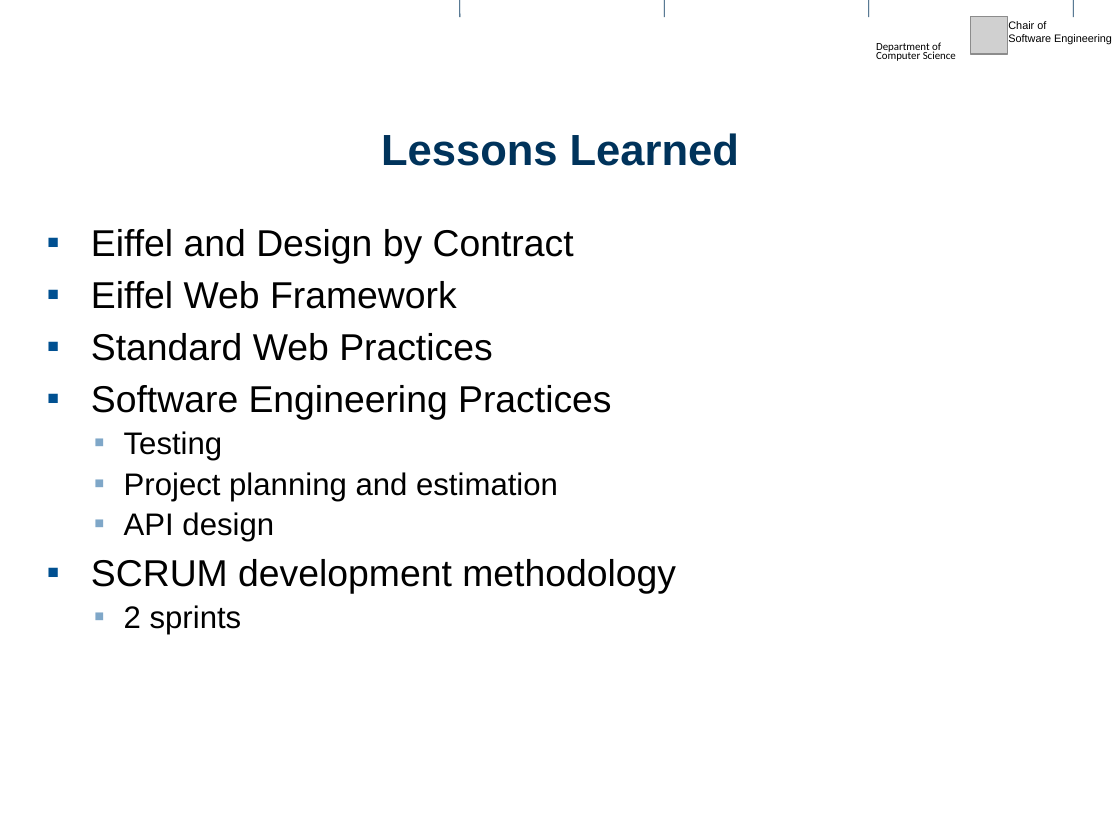
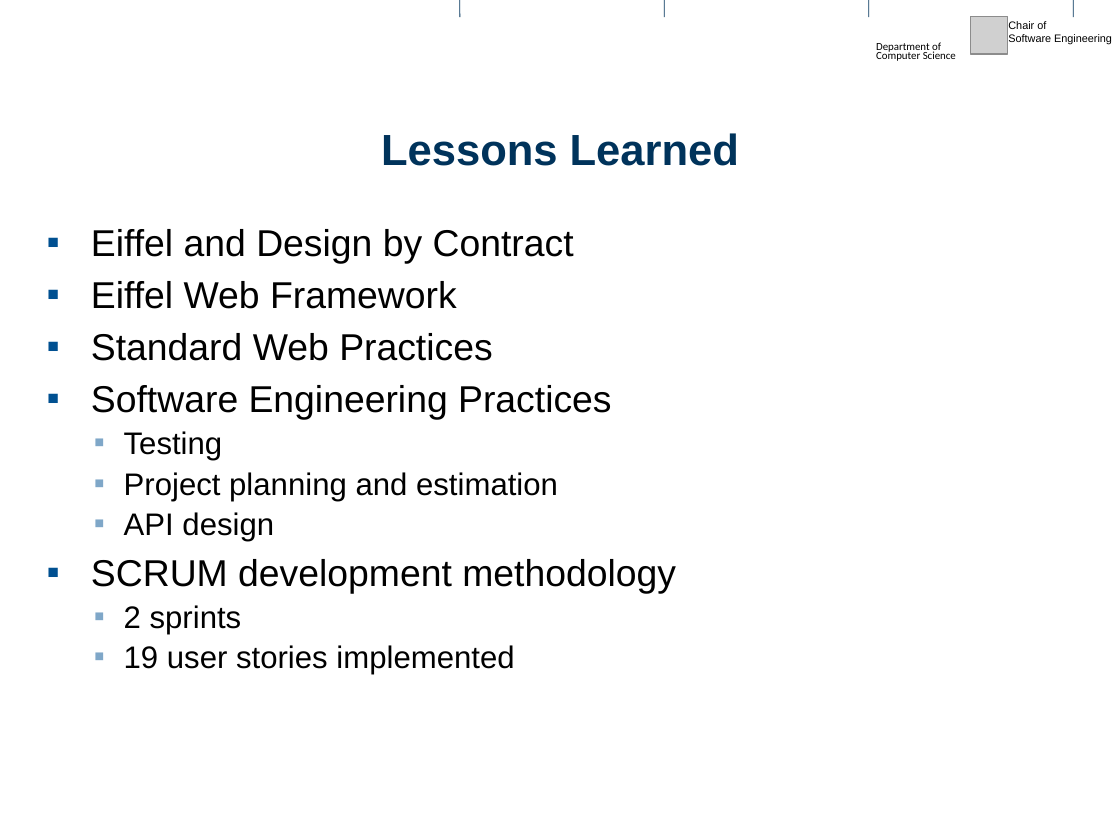
Before and after one commit to kediamanav/Mantra, a slide deck: slide 14 of server_app/my_project.pptx. Drawn at 1120x840 pixels with LibreOffice and Linux fonts; fonts in the diff are those of the drawing; grey boxes stand for pictures; background and template pictures are left out. Boxes give left, top, right and bottom in pixels: in the first picture for what was removed or moved away, otherwise in the second. Text is boxed around its words. In the diff, an @@ line names an element or a change of style, - is before the commit and + after.

```diff
--- a/server_app/my_project.pptx
+++ b/server_app/my_project.pptx
@@ text at [124, 645, 514, 674]: paragraph added @@
+  ▪ 19 user stories implemented
```
Also in this commit, not shown: 1 other slide changed, 14 other files.
